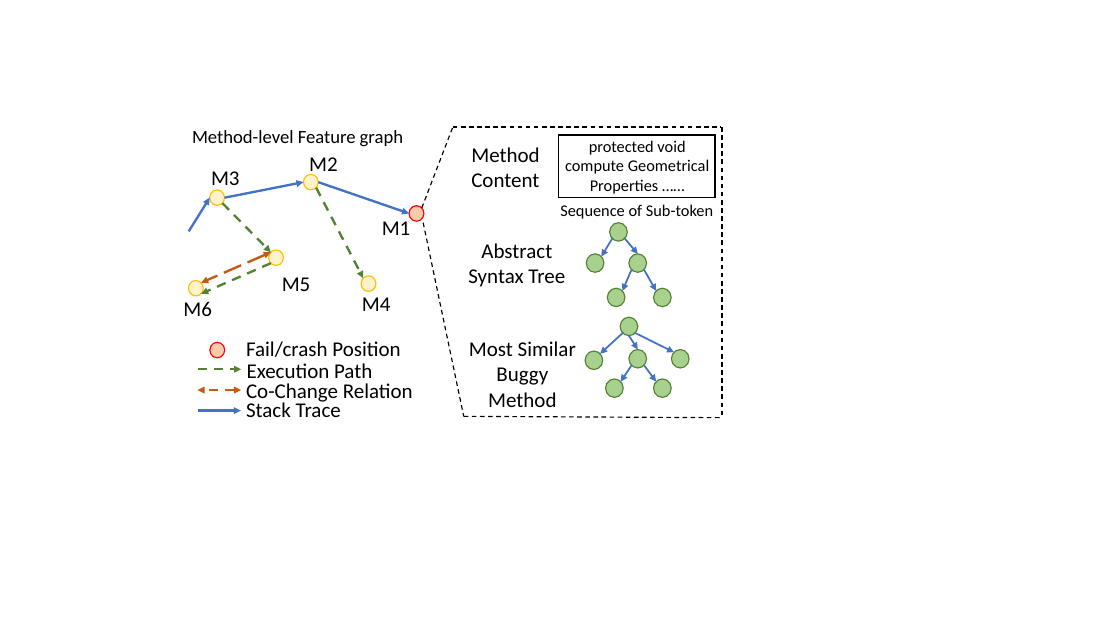
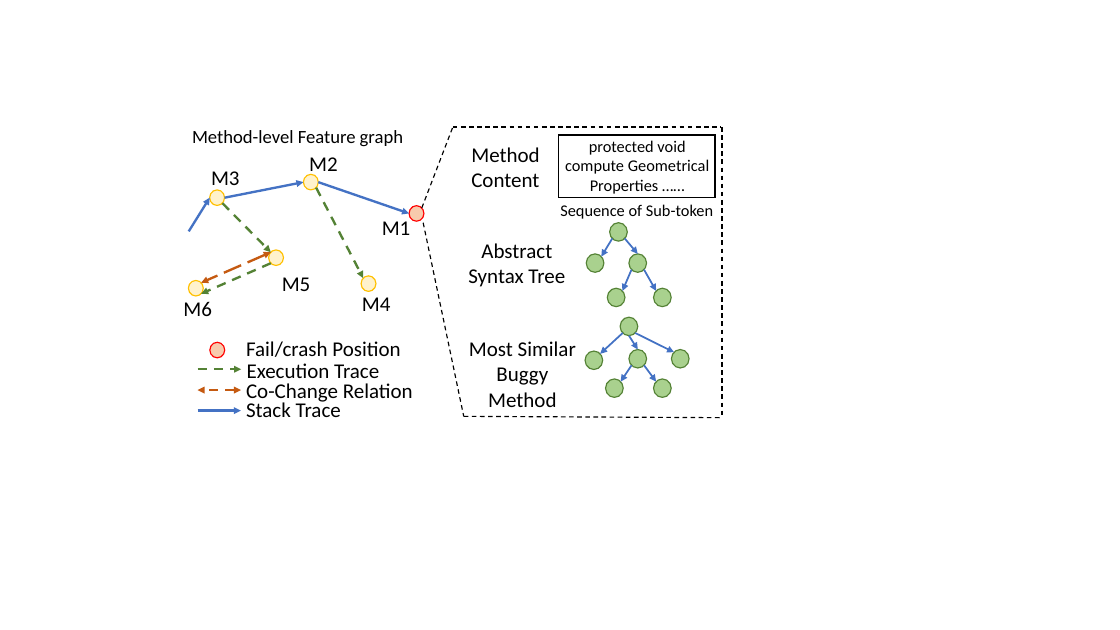
Before and after one commit to tien-n-nguyen/fixlocator, a slide deck: slide 3 of Figures-Yi.pptx. Drawn at 1120x630 pixels with LibreOffice and Linux fonts; fonts in the diff are those of the drawing. Boxes give left, top, right and bottom in pixels: in the first picture for what was removed or moved away, otherwise in the second. Text is boxed around its words. In the diff, an @@ line names an element or a change of style, - is before the commit and + after.

```diff
--- a/Figures-Yi.pptx
+++ b/Figures-Yi.pptx
@@ text at box(247, 363, 379, 385): text changed @@
-Execution Path
+Execution Trace
```
Also in this commit, not shown: 4 other files.
